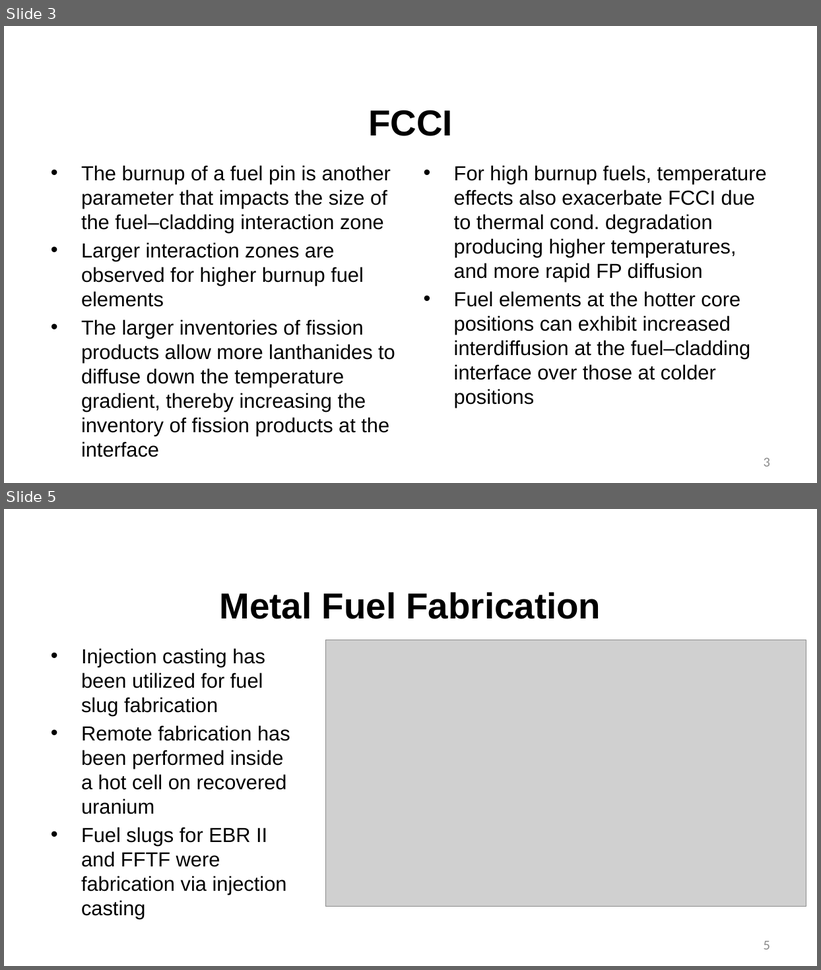
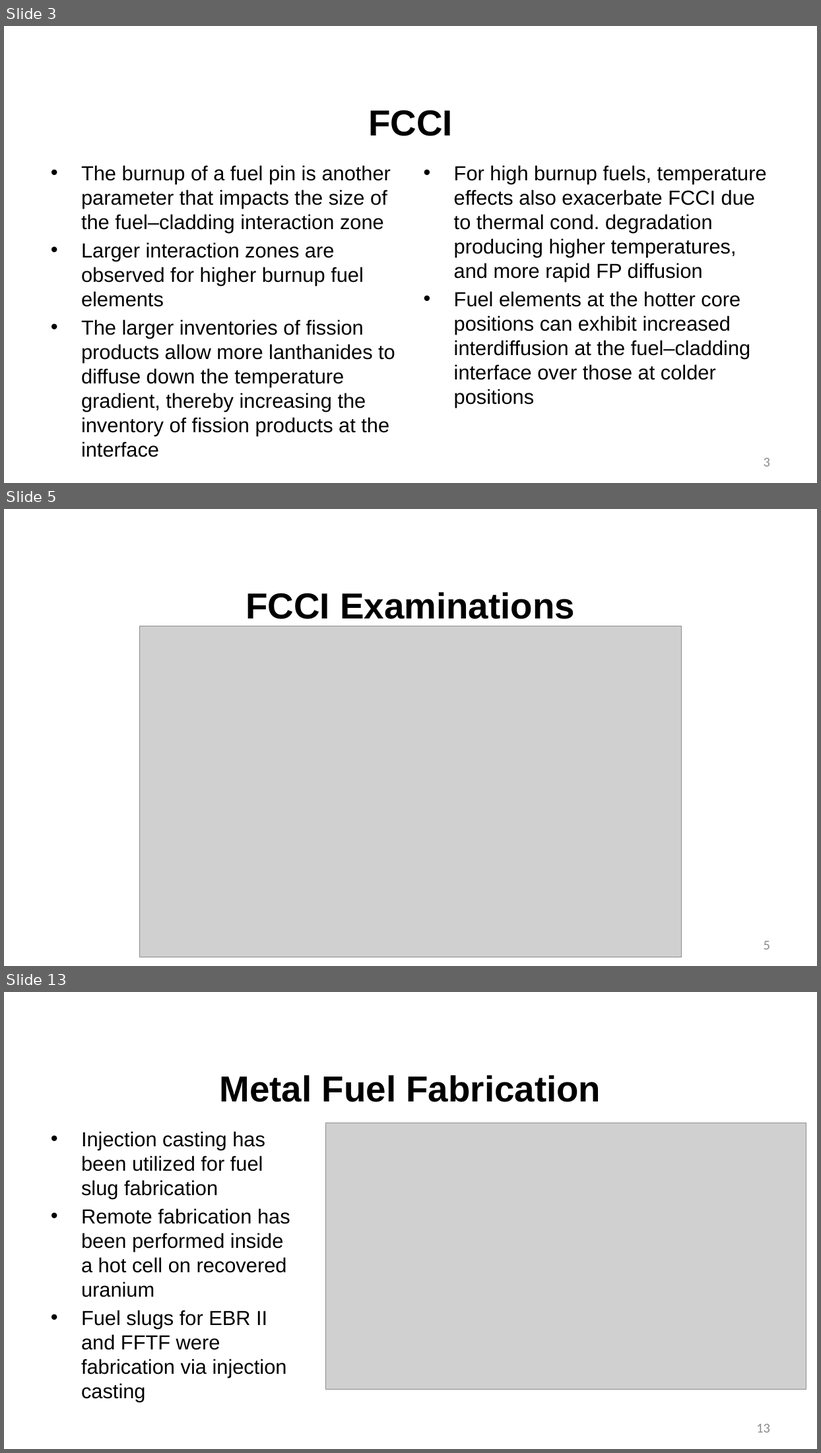
Before and after one commit to benbeeler/TEACHING, a slide deck: Advanced Reactor Materials/Lec8_SFRs.pptx. Shown one above the other, each under a label of ours: slides 3 and 5 before the commit, slides 3, 5 and 13 after it; the slides between them are not shown. The pictures are 821x970 and 821x1453 pixels, drawn with LibreOffice and Linux fonts; fonts in the diff are those of the drawing; grey boxes stand for pictures; background and template pictures are left out. Boxes give left, top, right and bottom in pixels: in the first picture for what was removed or moved away, otherwise in the second. Text is boxed around its words. In the diff, an @@ line names an element or a change of style, - is before the commit and + after.

```diff
--- a/Advanced Reactor Materials/Lec8_SFRs.pptx
+++ b/Advanced Reactor Materials/Lec8_SFRs.pptx
@@ slide 5 added at [4, 509, 817, 966], background #FFFFFF @@
@@ title added at [246, 592, 575, 619], 42.7 pt, text #000000, bold @@
+FCCI Examinations
@@ picture added at [139, 626, 681, 957] @@
@@ page number added at [764, 941, 770, 950], 16 pt, text #8C8C8C @@
+5
@@ what was slide 5 is now slide 13 @@
@@ page number at [756, 1424, 770, 1433]: text changed @@
-5
+13
```
Also in this commit, not shown: 1 slide changed, 7 other slides added, 15 slides removed, 3 other files.
